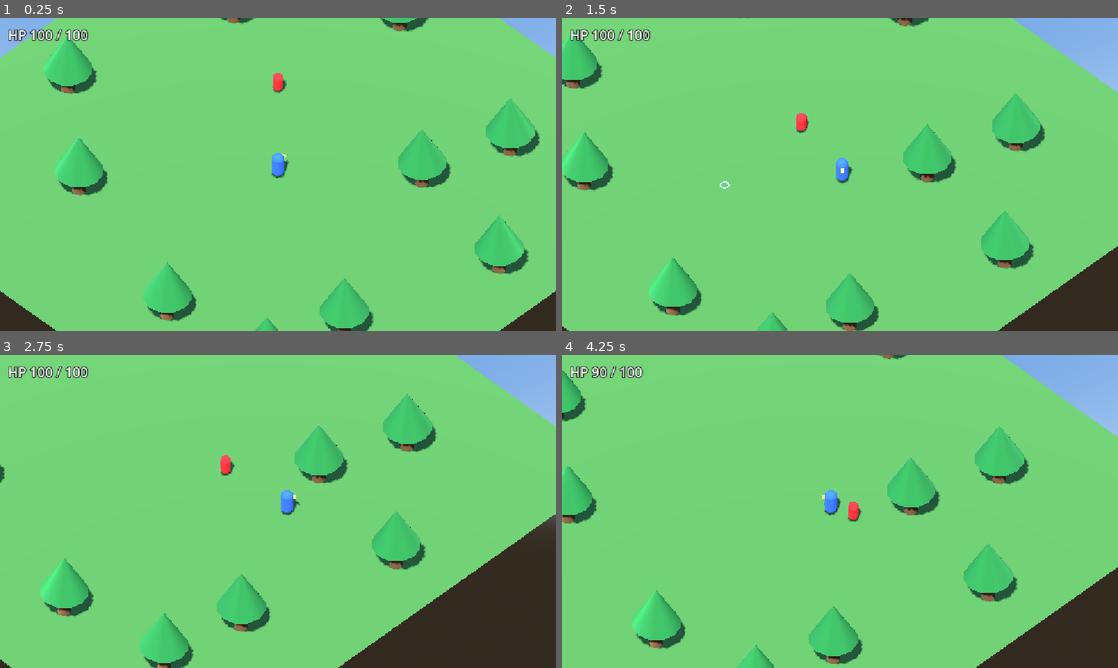
Above: before the commit, frames 1-4 (two rows, left to right).
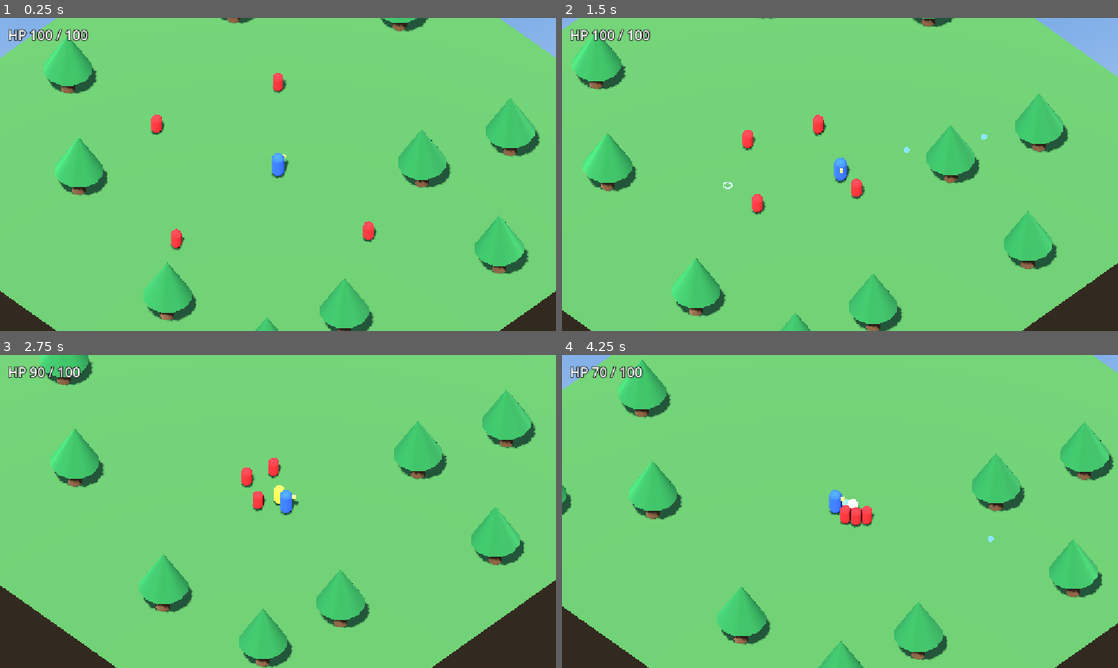
Above: after the commit, the same moments.

Repository: funjeju/hades
Game: Godot game, scene res://scenes/Main.tscn
Same seed, same stepped clock (60 frames per second), same inputs: the game is played once before the commit and once after it.
Inputs (mouse positions are in pixels of both pictures, inside the frame that each line leads up to):
- Up to frame 1 (0.25 s): no input
- Up to frame 2 (1.5 s): move the mouse to (962, 158) at 0.52 s; hold D (move_right) 0.53-1.28 s; hold Q (cast_missile) 0.53-1.28 s; click (962, 158) at 0.8 s; move the mouse to (728, 190) at 1.27 s; hold S (move_down) from 1.28 s (still down); click (728, 190) at 1.35 s
- Up to frame 3 (2.75 s): tap Space (teleport) at 1.55 s; move the mouse to (333, 442) at 2.02 s; release S (move_down) at 2.03 s; hold D (move_right) from 2.03 s (still down); hold Space (teleport) from 2.03 s (still down); tap Q (cast_missile) at 2.3 s
- Up to frame 4 (4.25 s): move the mouse to (812, 574) at 2.77 s; release D (move_right) at 2.78 s; release Space (teleport) at 2.78 s; hold W (move_up) 2.78-3.53 s; right-click (812, 574) at 2.85 s; click (812, 574) at 3.05 s; move the mouse to (1006, 558) at 3.52 s; hold A (move_left) from 3.53 s (still down); hold Q (cast_missile) from 3.53 s (still down); tap Space (teleport) at 3.8 s

The runs differ from the first frame. In frame 1, 0.4% of the frame differs, in the area x 27-68%, y 30-75%; in frame 2, 14%; in frame 3, 27%, in the area x 0-100%, y 0-100%; in frame 4, 23%.

Commit message:
4단계: 매직 미사일과 순간이동
- MagicMissile: 12 m/s 직진, 첫 적에 피해 15 후 소멸, 나무·벽에 막힘, 12 m 후 소멸, 맞으면 퍼지는 효과
- Q 발사(쿨다운 0.6초, 누르고 있으면 반복), 몸 앞 0.5 m·높이 1 m에서 출발
- Space 순간이동: 최대 4 m, 캡슐 겹침 검사로 나무·맵 밖이면 불발(쿨다운 미소모), 무적 0.3초, 쿨다운 3초, 출발·도착 파란 원
- 확인용으로 졸개 4마리 배치, Projectiles 노드 추가

Co-Authored-By: Claude Opus 5.5 <noreply@anthropic.com>

Diff:
--- /dev/null
+++ b/scenes/MagicMissile.tscn
@@ -0,0 +1,30 @@
+[gd_scene load_steps=5 format=3]
+
+[ext_resource type="Script" path="res://scripts/MagicMissile.gd" id="1_missile"]
+
+[sub_resource type="SphereShape3D" id="Shape_missile"]
+radius = 0.2
+
+[sub_resource type="StandardMaterial3D" id="Mat_missile"]
+shading_mode = 0
+albedo_color = Color(0.55, 0.9, 1, 1)
+
+[sub_resource type="SphereMesh" id="Mesh_missile"]
+material = SubResource("Mat_missile")
+radius = 0.2
+height = 0.4
+radial_segments = 12
+rings = 6
+
+[node name="MagicMissile" type="Area3D"]
+collision_layer = 8
+collision_mask = 5
+monitorable = false
+script = ExtResource("1_missile")
+
+[node name="CollisionShape3D" type="CollisionShape3D" parent="."]
+shape = SubResource("Shape_missile")
+
+[node name="Mesh" type="MeshInstance3D" parent="."]
+cast_shadow = 0
+mesh = SubResource("Mesh_missile")
--- a/scenes/Main.tscn
+++ b/scenes/Main.tscn
@@ -161,6 +161,17 @@
 [node name="MeleeEnemy" parent="Enemies" instance=ExtResource("4_melee")]
 transform = Transform3D(1, 0, 0, 0, 1, 0, 0, 0, 1, -6, 0, -6)
 
+[node name="MeleeEnemy2" parent="Enemies" instance=ExtResource("4_melee")]
+transform = Transform3D(1, 0, 0, 0, 1, 0, 0, 0, 1, 9, 0, 0)
+
+[node name="MeleeEnemy3" parent="Enemies" instance=ExtResource("4_melee")]
+transform = Transform3D(1, 0, 0, 0, 1, 0, 0, 0, 1, 0, 0, 10)
+
+[node name="MeleeEnemy4" parent="Enemies" instance=ExtResource("4_melee")]
+transform = Transform3D(1, 0, 0, 0, 1, 0, 0, 0, 1, -9, 0, 3)
+
+[node name="Projectiles" type="Node3D" parent="."]
+
 [node name="DebugHud" type="CanvasLayer" parent="." node_paths=PackedStringArray("player")]
 script = ExtResource("5_debughud")
 player = NodePath("../Player")
--- a/scenes/Player.tscn
+++ b/scenes/Player.tscn
@@ -1,6 +1,7 @@
-[gd_scene load_steps=7 format=3]
+[gd_scene load_steps=8 format=3]
 
 [ext_resource type="Script" path="res://scripts/Player.gd" id="1_player"]
+[ext_resource type="PackedScene" path="res://scenes/MagicMissile.tscn" id="2_missile"]
 
 [sub_resource type="CapsuleShape3D" id="Shape_body"]
 radius = 0.4
@@ -25,6 +26,7 @@
 collision_layer = 2
 motion_mode = 1
 script = ExtResource("1_player")
+missile_scene = ExtResource("2_missile")
 
 [node name="CollisionShape3D" type="CollisionShape3D" parent="."]
 transform = Transform3D(1, 0, 0, 0, 1, 0, 0, 0, 1, 0, 0.9, 0)
--- /dev/null
+++ b/scripts/MagicMissile.gd
@@ -0,0 +1,74 @@
+extends Area3D
+## 매직 미사일. 직선으로 날아가 처음 맞은 적 하나에 피해를 주고 사라진다. 나무·벽에 막히고 최대 거리를 넘으면 사라진다.
+
+@export var speed := 12.0
+@export var max_distance := 12.0
+@export var damage := 15.0
+@export var hit_effect_time := 0.15
+
+var direction := Vector3.FORWARD
+## true면 셰이더 미리 컴파일용으로 두 프레임만 그리고 사라진다.
+var prewarm := false
+
+var _travelled := 0.0
+var _done := false
+
+static var _hit_mesh: SphereMesh
+
+
+func _ready() -> void:
+	if prewarm:
+		monitoring = false
+		set_physics_process(false)
+		_spawn_hit_effect()
+		await get_tree().process_frame
+		await get_tree().process_frame
+		queue_free()
+		return
+	body_entered.connect(_on_body_entered)
+
+
+func _physics_process(delta: float) -> void:
+	var step := speed * delta
+	global_position += direction * step
+	_travelled += step
+	if _travelled >= max_distance:
+		queue_free()
+
+
+func _on_body_entered(body: Node3D) -> void:
+	if _done:
+		return
+	_done = true
+	if body.has_method("take_damage"):
+		body.take_damage(damage, global_position - direction)
+	_spawn_hit_effect()
+	queue_free()
+
+
+## 맞은 자리에 작게 퍼지는 구. 메시·머티리얼은 모든 미사일이 같이 쓴다.
+func _spawn_hit_effect() -> void:
+	var effect := MeshInstance3D.new()
+	effect.mesh = _get_hit_mesh()
+	effect.cast_shadow = GeometryInstance3D.SHADOW_CASTING_SETTING_OFF
+	get_parent().add_child(effect)
+	effect.global_position = global_position
+	effect.scale = Vector3.ONE * 0.4
+	var tween := effect.create_tween().set_parallel()
+	tween.tween_property(effect, "scale", Vector3.ONE * 1.4, hit_effect_time)
+	tween.tween_property(effect, "transparency", 1.0, hit_effect_time)
+	tween.chain().tween_callback(effect.queue_free)
+
+
+static func _get_hit_mesh() -> SphereMesh:
+	if _hit_mesh == null:
+		_hit_mesh = SphereMesh.new()
+		_hit_mesh.radius = 0.35
+		_hit_mesh.height = 0.7
+		_hit_mesh.radial_segments = 12
+		_hit_mesh.rings = 6
+		var mat := StandardMaterial3D.new()
+		mat.shading_mode = BaseMaterial3D.SHADING_MODE_UNSHADED
+		mat.albedo_color = Color(0.7, 0.95, 1.0)
+		_hit_mesh.material = mat
+	return _hit_mesh
--- a/scripts/Player.gd
+++ b/scripts/Player.gd
@@ -29,6 +29,19 @@
 @export var attack_lock_time := 0.15
 @export var slash_time := 0.1
 
+@export_group("매직 미사일")
+@export var missile_scene: PackedScene
+@export var missile_cooldown := 0.6
+## 몸 중심에서 앞으로 얼마나, 얼마나 높이에서 나가는지.
+@export var missile_forward_offset := 0.5
+@export var missile_height := 1.0
+
+@export_group("순간이동")
+@export var teleport_distance := 4.0
+@export var teleport_invuln_time := 0.3
+@export var teleport_cooldown := 3.0
+@export var teleport_effect_time := 0.3
+
 var health := 0.0
 var is_dead := false
 
@@ -37,6 +50,8 @@
 ## 공격으로 멈춘 뒤에는 누르고 있던 좌클릭을 무시하고, 새로 클릭해야 다시 걷는다.
 var _ignore_held_move := false
 var _melee_cooldown_left := 0.0
+var _missile_cooldown_left := 0.0
+var _teleport_cooldown_left := 0.0
 var _action_lock_left := 0.0
 var _invuln_left := 0.0
 var _blink_left := 0.0
@@ -44,8 +59,13 @@
 var _marker_tween: Tween
 var _slash: MeshInstance3D
 var _slash_tween: Tween
-
-@onready var _radius: float = ($CollisionShape3D.shape as CapsuleShape3D).radius
+var _teleport_from_fx: MeshInstance3D
+var _teleport_to_fx: MeshInstance3D
+var _teleport_from_tween: Tween
+var _teleport_to_tween: Tween
+
+@onready var _shape_node: CollisionShape3D = $CollisionShape3D
+@onready var _radius: float = (_shape_node.shape as CapsuleShape3D).radius
 @onready var _body: MeshInstance3D = $Body
 @onready var _nose: MeshInstance3D = $Nose
 
@@ -57,14 +77,22 @@
 	add_child(_marker)
 	_slash = _make_slash()
 	add_child(_slash)
-	_prewarm([_marker, _slash])
+	var ring := _make_teleport_ring()
+	_teleport_from_fx = _make_effect(ring)
+	_teleport_to_fx = _make_effect(ring)
+	add_child(_teleport_from_fx)
+	add_child(_teleport_to_fx)
+	_prewarm([_marker, _slash, _teleport_from_fx])
+	_prewarm_missile.call_deferred()
 	health_changed.emit.call_deferred(health, max_health)
 
 
 func _unhandled_input(event: InputEvent) -> void:
 	if is_dead:
 		return
-	if event.is_action_pressed("move"):
+	if event.is_action_pressed("teleport"):
+		_try_teleport()
+	elif event.is_action_pressed("move"):
 		_ignore_held_move = false
 		var point = get_mouse_ground_point()
 		if point != null:
@@ -76,12 +104,16 @@
 	if is_dead:
 		return
 	_melee_cooldown_left -= delta
+	_missile_cooldown_left -= delta
+	_teleport_cooldown_left -= delta
 	_action_lock_left -= delta
 	_invuln_left -= delta
 	_update_blink(delta)
 
 	if Input.is_action_pressed("attack_melee") and _melee_cooldown_left <= 0.0:
 		_melee_attack()
+	if Input.is_action_pressed("cast_missile") and _missile_cooldown_left <= 0.0:
+		_cast_missile()
 
 	velocity = Vector3.ZERO
 	if _action_lock_left <= 0.0:
@@ -204,6 +236,78 @@
 		if to.length() < 0.01 or rad_to_deg(aim.angle_to(to)) <= melee_angle * 0.5:
 			enemy.take_damage(melee_damage, global_position, melee_knockback)
 	_show_slash()
+
+
+func _cast_missile() -> void:
+	if missile_scene == null:
+		return
+	_missile_cooldown_left = missile_cooldown
+	var aim := _get_aim_direction()
+	_begin_action(aim)
+	var missile := missile_scene.instantiate()
+	missile.direction = aim
+	_get_projectile_parent().add_child(missile)
+	missile.global_position = global_position + aim * missile_forward_offset + Vector3.UP * missile_height
+	missile.reset_physics_interpolation()
+
+
+## 커서 방향 최대 teleport_distance 지점(커서가 더 가까우면 커서 지점)으로 순간이동.
+## 도착점이 나무·벽과 겹치거나 맵 밖이면 발동하지 않고 쿨다운도 쓰지 않는다.
+func _try_teleport() -> void:
+	if _teleport_cooldown_left > 0.0:
+		return
+	var point = get_mouse_ground_point()
+	if point == null:
+		return
+	var offset: Vector3 = point - global_position
+	offset.y = 0.0
+	if offset.length() < 0.05:
+		return
+	offset = offset.limit_length(teleport_distance)
+	var dest := global_position + offset
+	if not _is_free_spot(dest):
+		return
+
+	var from := global_position
+	_teleport_cooldown_left = teleport_cooldown
+	_has_target = false
+	_ignore_held_move = true
+	global_position = dest
+	rotation.y = atan2(-offset.x, -offset.z)
+	reset_physics_interpolation()
+	_invuln_left = maxf(_invuln_left, teleport_invuln_time)
+	_teleport_from_tween = _flash_effect(_teleport_from_fx, _teleport_from_tween, from + Vector3(0.0, 0.04, 0.0), 0.0, teleport_effect_time)
+	_teleport_to_tween = _flash_effect(_teleport_to_fx, _teleport_to_tween, dest + Vector3(0.0, 0.04, 0.0), 0.0, teleport_effect_time)
+
+
+## 플레이어 몸(캡슐)을 그 자리에 놓아 보고 나무·벽과 겹치는지 검사한다.
+func _is_free_spot(dest: Vector3) -> bool:
+	var limit := map_half_size - 0.5 - _radius
+	if absf(dest.x) > limit or absf(dest.z) > limit:
+		return false
+	var query := PhysicsShapeQueryParameters3D.new()
+	query.shape = _shape_node.shape
+	# 바닥과 닿아서 겹침으로 잡히지 않게 살짝 띄운다.
+	query.transform = Transform3D(Basis(), dest + _shape_node.position + Vector3(0.0, 0.05, 0.0))
+	query.collision_mask = 1
+	query.exclude = [get_rid()]
+	return get_world_3d().direct_space_state.intersect_shape(query, 1).is_empty()
+
+
+func _get_projectile_parent() -> Node:
+	var scene := get_tree().current_scene
+	var container := scene.get_node_or_null("Projectiles")
+	return container if container else scene
+
+
+## 첫 발사 때 셰이더 컴파일로 멈추지 않게 미사일과 맞는 효과를 땅 밑에서 한 번 그린다.
+func _prewarm_missile() -> void:
+	if missile_scene == null:
+		return
+	var missile := missile_scene.instantiate()
+	missile.prewarm = true
+	_get_projectile_parent().add_child(missile)
+	missile.global_position = Vector3(0.0, -3.0, 0.0)
 
 
 func _update_blink(delta: float) -> void:
@@ -267,6 +371,18 @@
 	return _make_effect(mesh)
 
 
+## 순간이동 출발점·도착점에 뜨는 파란 원. 두 효과가 같은 메시를 쓴다.
+func _make_teleport_ring() -> Mesh:
+	var mesh := TorusMesh.new()
+	mesh.inner_radius = 0.45
+	mesh.outer_radius = 0.65
+	var mat := StandardMaterial3D.new()
+	mat.shading_mode = BaseMaterial3D.SHADING_MODE_UNSHADED
+	mat.albedo_color = Color(0.3, 0.55, 1.0)
+	mesh.material = mat
+	return mesh
+
+
 func _make_effect(mesh: Mesh) -> MeshInstance3D:
 	var node := MeshInstance3D.new()
 	node.mesh = mesh
Not shown, added: scripts/MagicMissile.gd.uid
Not shown, changed: docs/prd.md
